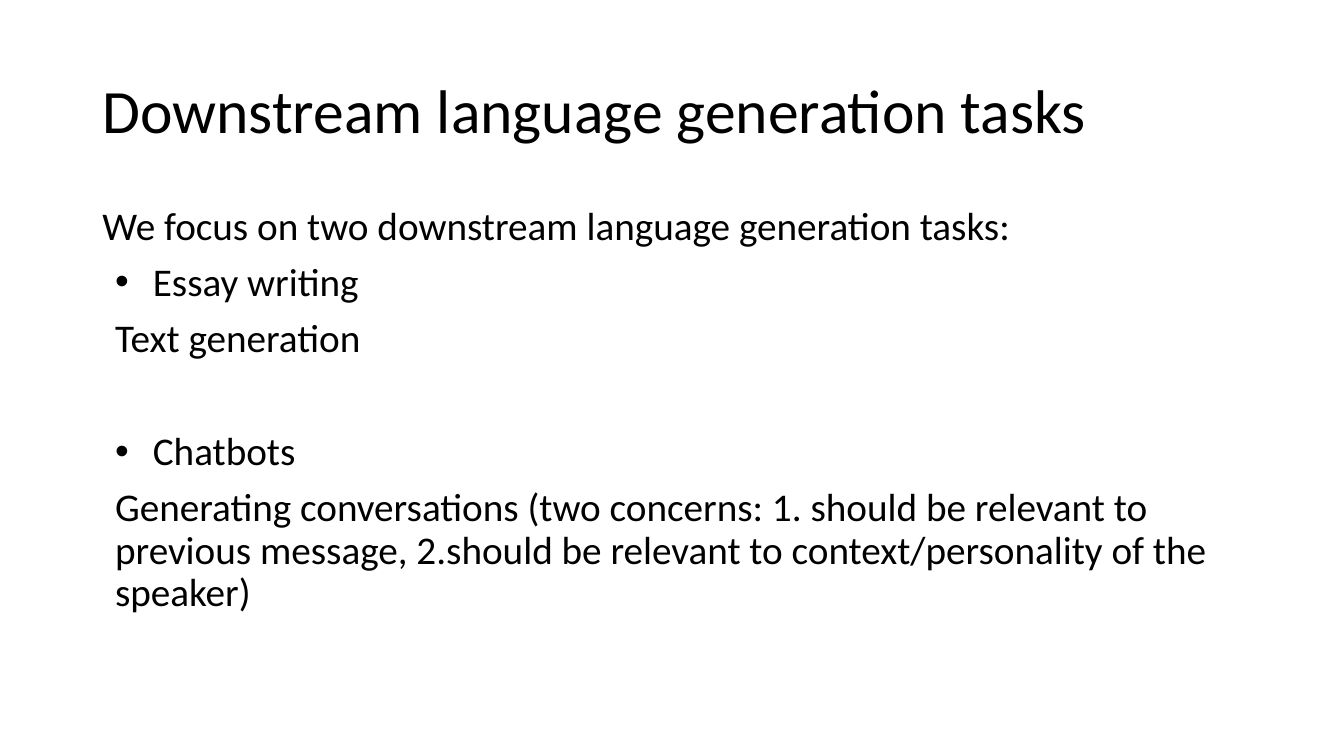
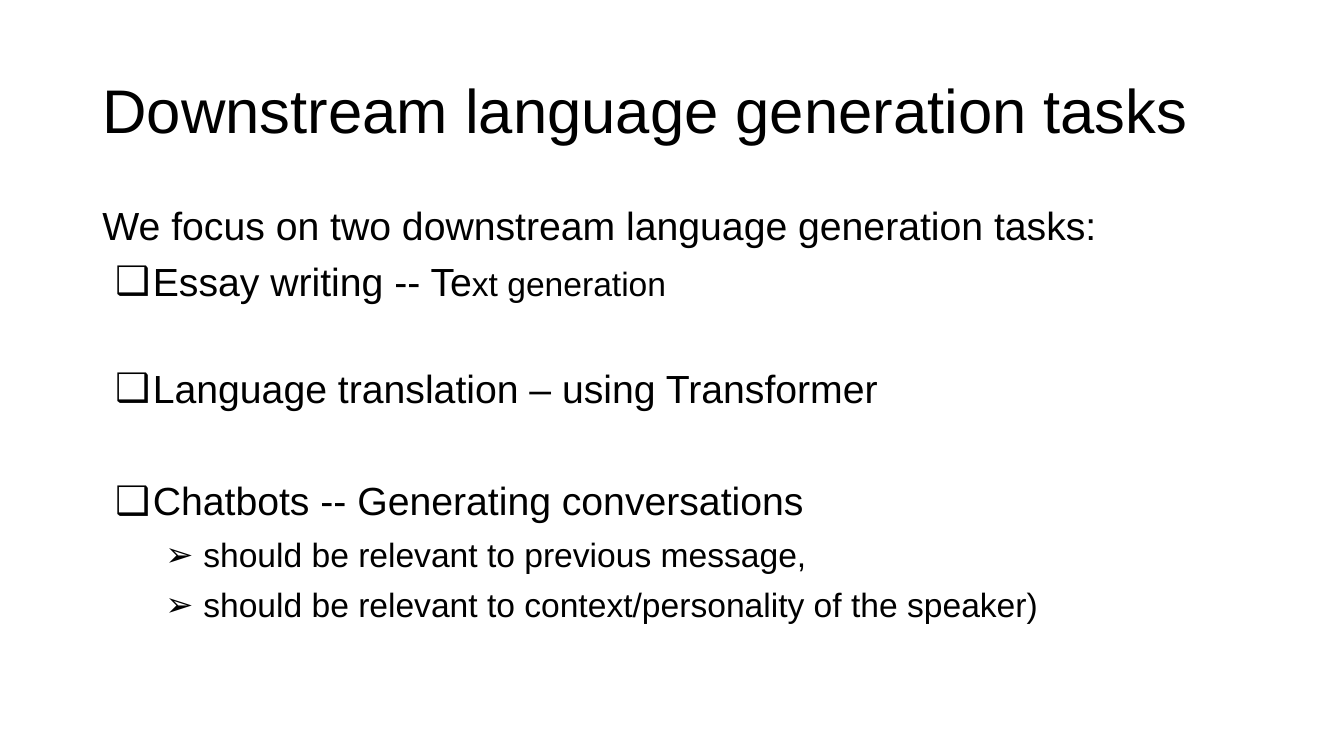
Before and after one commit to DSAISummerCamp/dscamp_public, a slide deck: slide 11 of NLP 2/nlp2.pptx (slide 17 before the commit). Drawn at 1344x756 pixels with LibreOffice and Linux fonts; fonts in the diff are those of the drawing. Boxes give left, top, right and bottom in pixels: in the first picture for what was removed or moved away, otherwise in the second. Text is boxed around its words. In the diff, an @@ line names an element or a change of style, - is before the commit and + after.

```diff
--- a/NLP 2/nlp2.pptx
+++ b/NLP 2/nlp2.pptx
@@ title "Downstream language generation tasks" at (102, 88, 1188, 145): font Calibri to Arial @@
@@ text at (102, 211, 1096, 248): font Calibri to Arial in "We focus on two downstream language generation ..." @@
@@ text at (153, 267, 1038, 624): text changed; size 28 to 24 pt; font Calibri to Arial @@
-• Essay writing
-Text generation
-• Chatbots
-Generating conversations (two concerns: 1. should be relevant to previous message, 2.should be relevant to context/personality of the speaker)
+❑ Essay writing -- Text generation
+❑ Language translation – using Transformer
+❑ Chatbots -- Generating conversations
+  ➢ should be relevant to previous message,
+  ➢ should be relevant to context/personality of the speaker)
```
Also in this commit, not shown: 14 other slides changed, 19 slides added, 5 slides removed.
